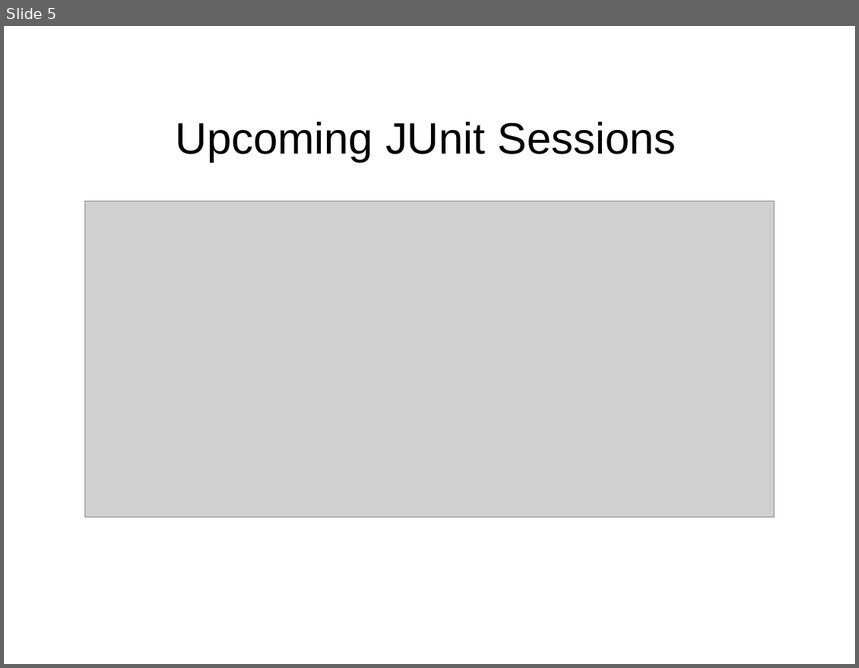
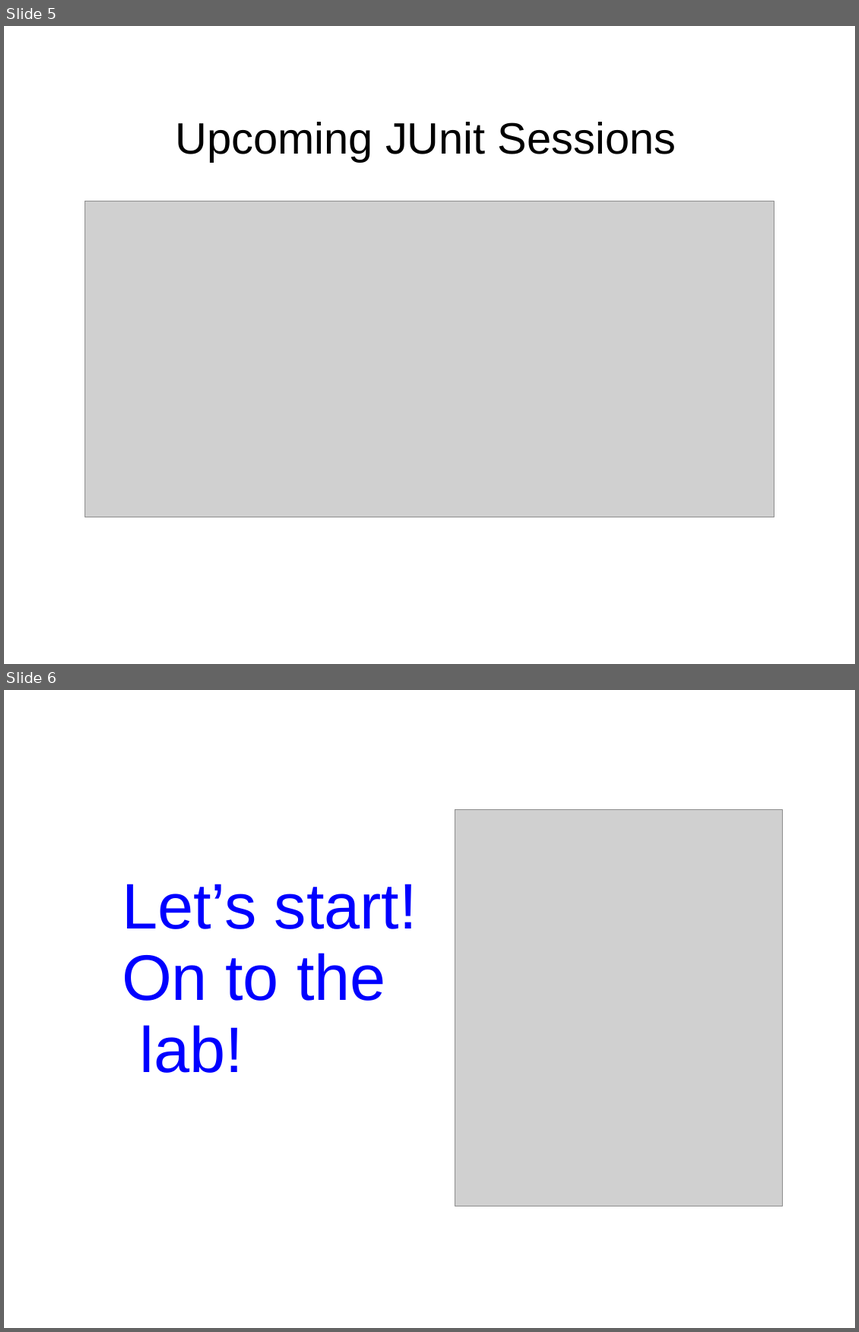
Before and after one commit to boyarsky/JavaOne2017-HOL-JUnit5, a slide deck: JUnit 5 HOL Intro Presentation.ppt. Shown one above the other, each under a label of ours: slide 5 before the commit, slides 5 and 6 after it. The pictures are 859x668 and 859x1332 pixels, drawn with LibreOffice and Linux fonts; fonts in the diff are those of the drawing; grey boxes stand for pictures; background and template pictures are left out. Boxes give left, top, right and bottom in pixels: in the first picture for what was removed or moved away, otherwise in the second. Text is boxed around its words. In the diff, an @@ line names an element or a change of style, - is before the commit and + after.

Commit message:
slide to start lab

```diff
--- a/JUnit 5 HOL Intro Presentation.ppt
+++ b/JUnit 5 HOL Intro Presentation.ppt
@@ slide 6 added at <box>4,690,855,1328</box>, background picture (left out) @@
@@ picture added at <box>456,810,783,1206</box> @@
@@ text added at <box>122,884,417,1073</box>, 60 pt, text #0000FF @@
+Let’s start!
+On to the
+lab!
```
